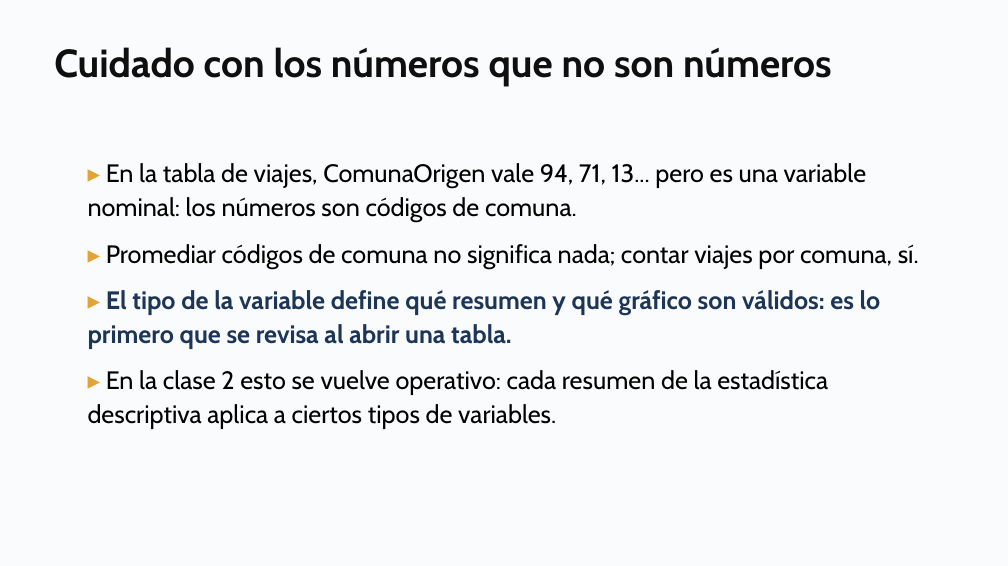
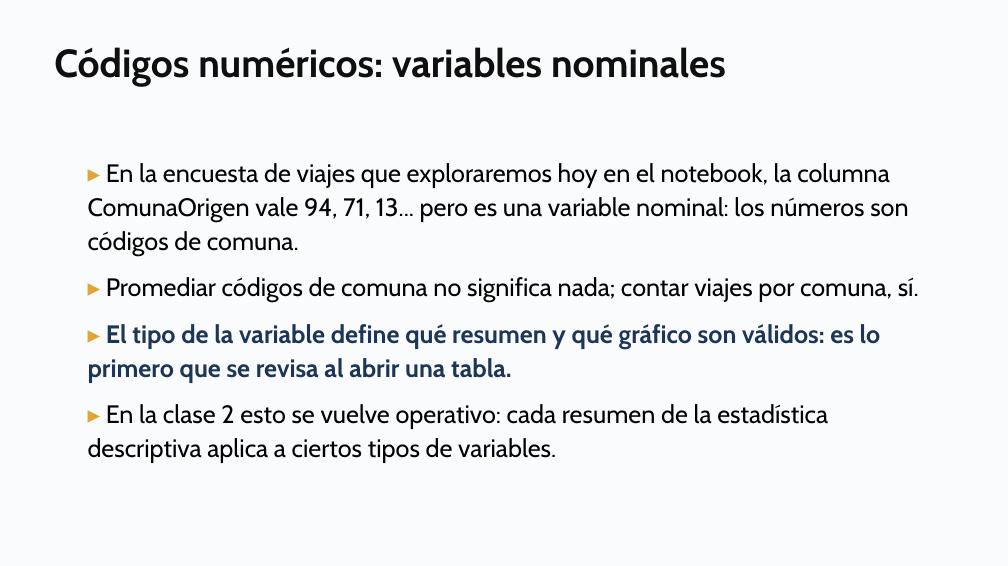
Before and after one commit to daniopitz/diplomado-cdd, a slide deck: slide 17 of presentaciones/clase01_fundamentos_ecosistema.pptx (slide 26 before the commit). Drawn at 1008x566 pixels with LibreOffice and Linux fonts; fonts in the diff are those of the drawing. Boxes give left, top, right and bottom in pixels: in the first picture for what was removed or moved away, otherwise in the second. Text is boxed around its words. In the diff, an @@ line names an element or a change of style, - is before the commit and + after.

```diff
--- a/presentaciones/clase01_fundamentos_ecosistema.pptx
+++ b/presentaciones/clase01_fundamentos_ecosistema.pptx
@@ text at bbox=[54, 47, 726, 87]: text changed @@
-Cuidado con los números que no son números
+Códigos numéricos: variables nominales
@@ text at bbox=[88, 163, 908, 256]: text changed @@
-▸ En la tabla de viajes, ComunaOrigen vale 94, 71, 13... pero es una variable nominal: los números son códigos de comuna.
+▸ En la encuesta de viajes que exploraremos hoy en el notebook, la columna ComunaOrigen vale 94, 71, 13... pero es una variable nominal: los números son códigos de comuna.
```
Also in this commit, not shown: 14 other slides changed, 1 slide added, 8 slides removed, 1 other file.
